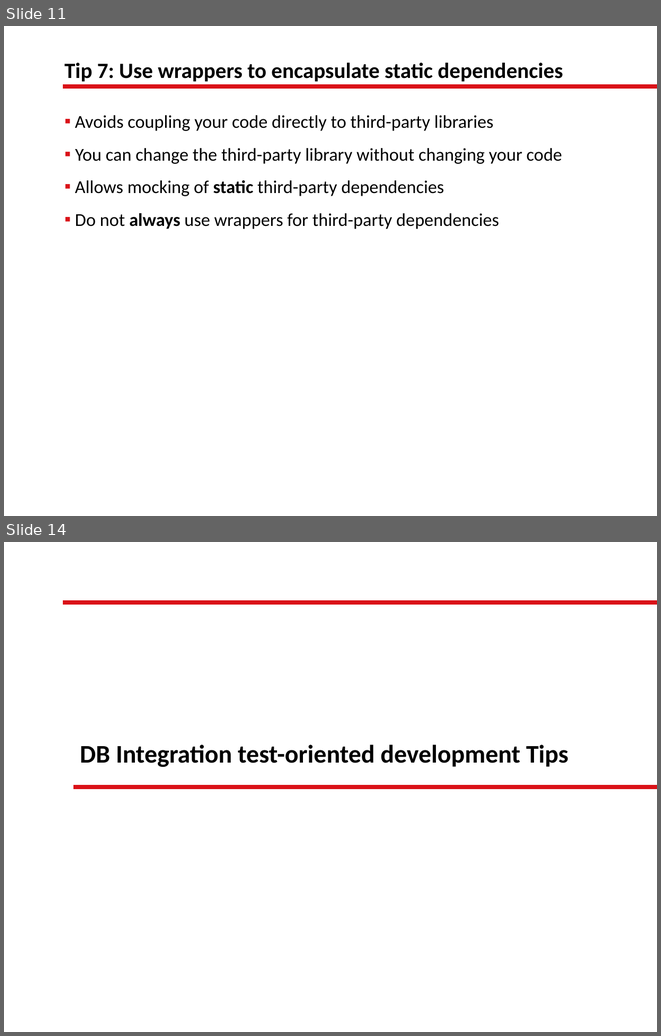
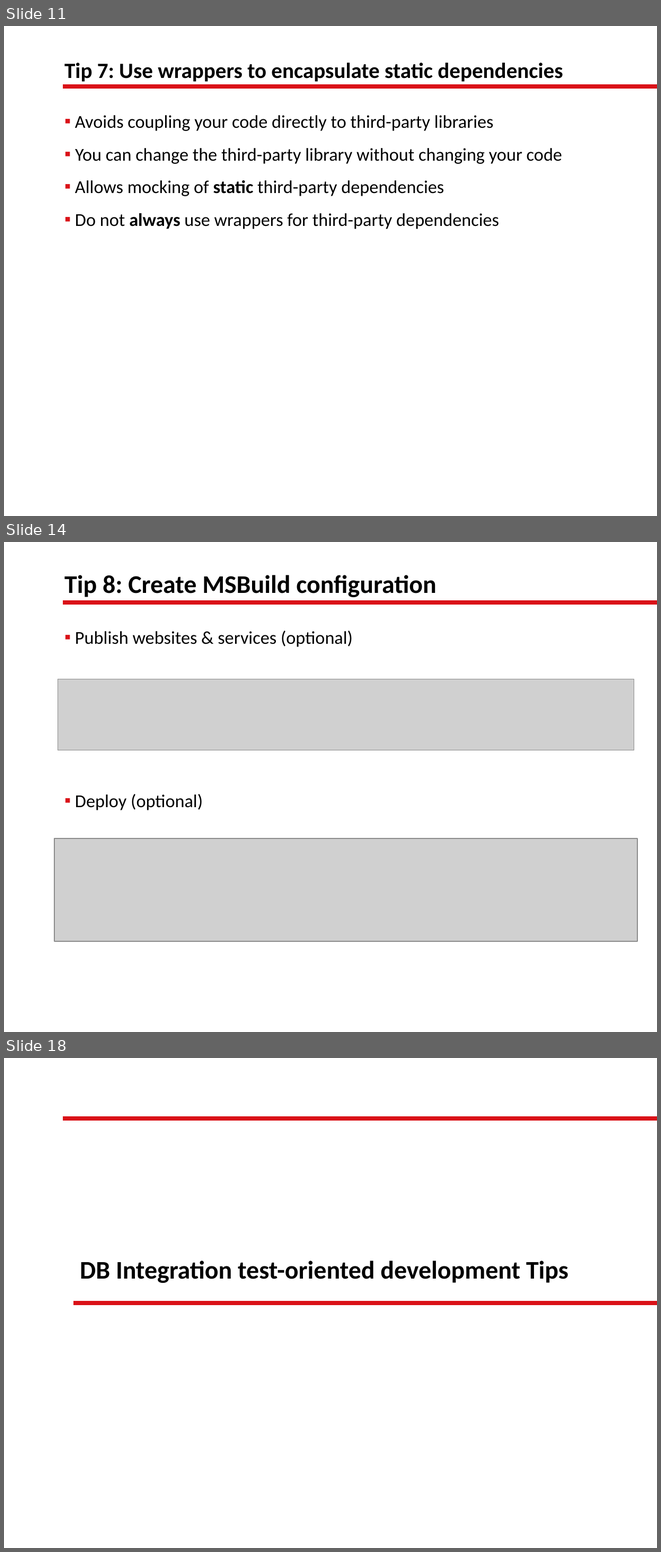
Before and after one commit to lgoldin/TestOrientedDevelopment, a slide deck: Test-Oriented Development.pptx. Shown one above the other, each under a label of ours: slides 11 and 14 before the commit, slides 11, 14 and 18 after it; the slides between them are not shown. The pictures are 661x1036 and 661x1552 pixels, drawn with LibreOffice and Linux fonts; fonts in the diff are those of the drawing; grey boxes stand for pictures; background and template pictures are left out. Boxes give left, top, right and bottom in pixels: in the first picture for what was removed or moved away, otherwise in the second. Text is boxed around its words. In the diff, an @@ line names an element or a change of style, - is before the commit and + after.

Commit message:
MSBuild + Tips 8 y 9

```diff
--- a/Test-Oriented Development.pptx
+++ b/Test-Oriented Development.pptx
@@ slide 14 added at [4, 542, 657, 1032], background picture (left out); not listed: 1 template element that a slide beside it also shows @@
@@ title added at [64, 575, 436, 597], 28 pt, text #000000, bold @@
+Tip 8: Create MSBuild configuration
@@ text added at [75, 631, 353, 810], 20 pt, text #000000 @@
+  ▪ Publish websites & services (optional)
+  ▪ Deploy (optional)
@@ picture added at [58, 679, 634, 750] @@
@@ picture added at [54, 838, 637, 941] @@
@@ what was slide 14 is now slide 18 @@
```
Also in this commit, not shown: 2 slides changed, 3 other slides added, 50 other files.
